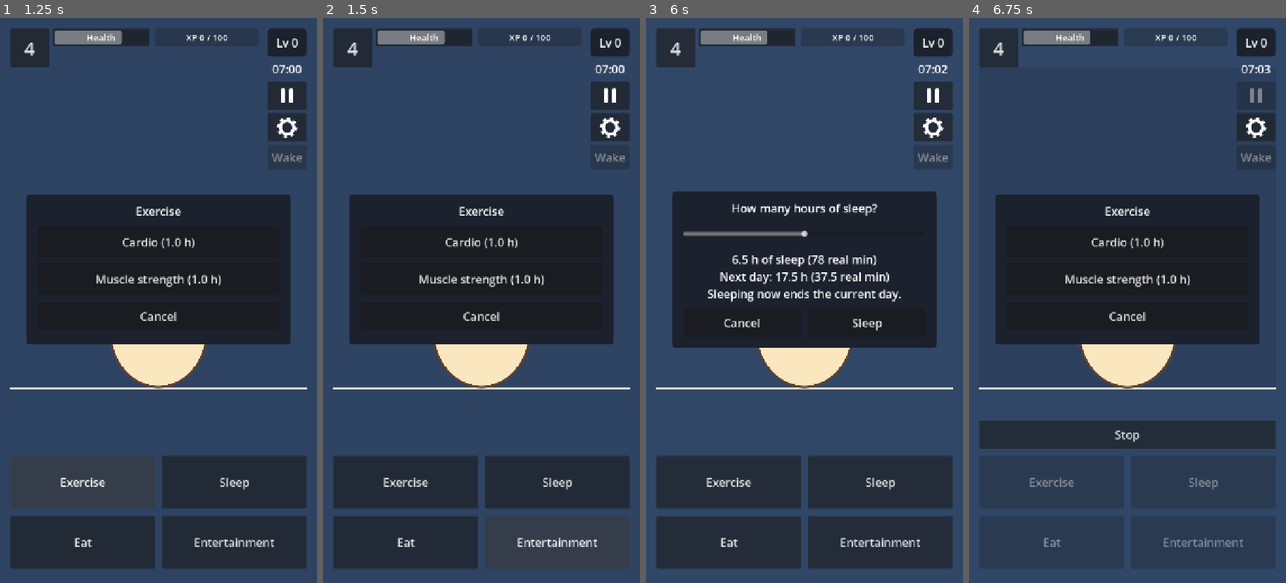
Above: before the commit, frames 1-4 (left to right).
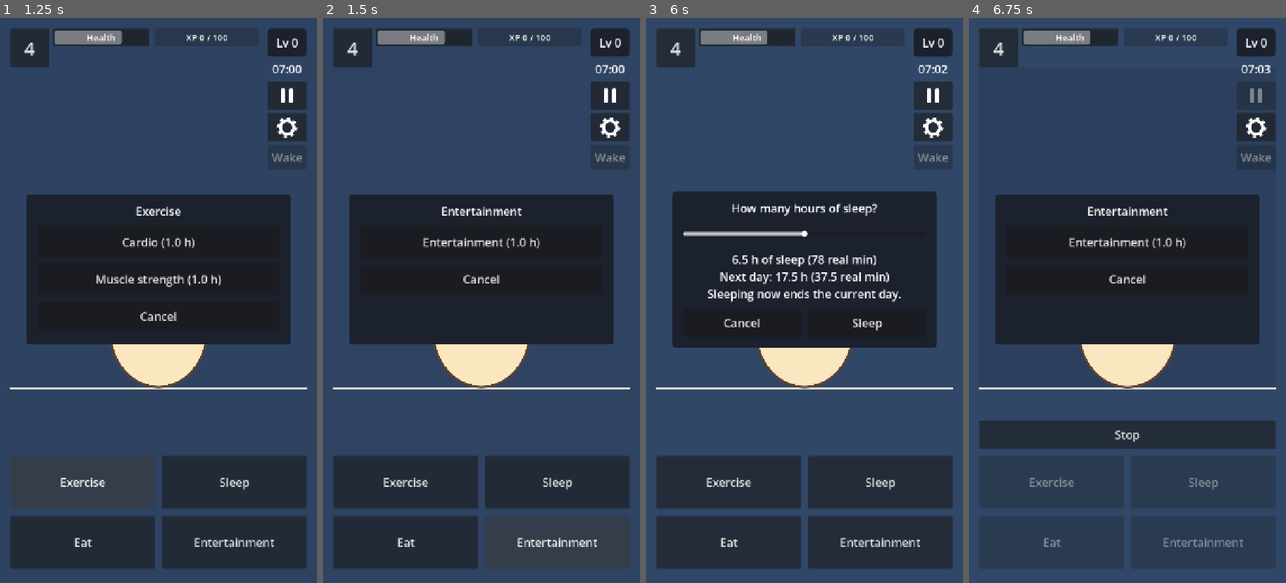
Above: after the commit, the same moments.

Repository: RomesQuiet/bio-streams-CMP
Game: Godot game, scene res://scenes/main.tscn
The game is run twice, just before and just after one commit, with the same random seed, the same clock (stepped at 60 frames per second) and the same inputs.
Inputs:
- Up to frame 1 (1.25 s): click "Exercise" at 0.5 s
- Up to frame 2 (1.5 s): click "Entertainment" at 1.25 s
- Up to frame 3 (6 s): click "Sleep" at 2 s; click "Eat" at 2.75 s; click "4" at 3.5 s; click "Health" at 4.25 s; click "Cardio (1.0 h)" (after the commit: "Entertainment (1.0 h)") at 5 s; click "Muscle strength (1.0 h)" (after the commit: "Entertainment (1.0 h)") at 5.75 s
- Up to frame 4 (6.75 s): click "Sleep" at 6.5 s

Frame 1 is identical in both runs. In frame 2, 1.1% of the frame differs, in the area x 30-70%, y 33-54%; in frame 3, 0.3%; in frame 4, 1.1%.

Commit message:
milestone 2 completed
2+ activities.

Diff:
--- a/data/activities.json
+++ b/data/activities.json
@@ -39,5 +39,20 @@
 				"comment": "Muscle strength raises muscle more than cardio. There is no fatigue system."
 			}
 		}
+	},
+
+	"entertainment": {
+		"name": "Entertainment",
+		"options": {
+			"entertainment": {
+				"name": "Entertainment",
+				"duration_hours": 1,
+				"effects_per_hour": { "mental": 0.1 },
+				"background_color": "#4a3a6a",
+				"animation": "entertainment",
+				"placeholder": true,
+				"comment": "One option until the real entertainment menu is decided. Raises the mental measure significantly."
+			}
+		}
 	}
 }
--- a/scripts/ui/main.gd
+++ b/scripts/ui/main.gd
@@ -1,6 +1,6 @@
 extends Control
 ## Main game screen. Shows GameState, Clock and Activities on screen and handles the buttons.
-## Exercise, eat and entertainment are placeholders until their tasks.
+## Eat is a placeholder until its task.
 
 ## Sky colours. The sky follows the clock (daylight hours in config), not whether
 ## the avatar is awake or asleep.
@@ -38,6 +38,7 @@
 @onready var action_buttons: Array[Button] = [%ExerciseButton, %SleepButton, %EatButton, %EntertainmentButton]
 @onready var sleep_button: Button = %SleepButton
 @onready var exercise_button: Button = %ExerciseButton
+@onready var entertainment_button: Button = %EntertainmentButton
 @onready var options_panel: PanelContainer = %OptionsPanel
 @onready var options_title: Label = %OptionsTitle
 @onready var option_buttons: VBoxContainer = %OptionButtons
@@ -69,6 +70,7 @@
 	wake_button.pressed.connect(Clock.wake_up)
 	sleep_button.pressed.connect(_on_sleep_button_pressed)
 	exercise_button.pressed.connect(_open_options.bind("exercise"))
+	entertainment_button.pressed.connect(_open_options.bind("entertainment"))
 	%OptionsCancelButton.pressed.connect(options_panel.hide)
 	stop_button.pressed.connect(Activities.stop)
 	sleep_slider.value_changed.connect(_refresh_sleep_info.unbind(1))
@@ -128,7 +130,10 @@
 ## Opens the list of options of an activity (cardio and muscle strength for exercise),
 ## built from data/activities.json.
 func _open_options(activity_id: String) -> void:
+	# Remove the old buttons at once (not only at the end of the frame), so the
+	# panel never holds the options of another activity.
 	for child in option_buttons.get_children():
+		option_buttons.remove_child(child)
 		child.queue_free()
 	var options: Dictionary = Activities.definitions.get(activity_id, {}).get("options", {})
 	options_title.text = str(Activities.definitions.get(activity_id, {}).get("name", activity_id))
@@ -220,6 +225,7 @@
 		button.disabled = running
 	sleep_button.disabled = not Activities.can_start("sleep")
 	exercise_button.disabled = not Activities.can_start("exercise")
+	entertainment_button.disabled = not Activities.can_start("entertainment")
 	if running:
 		_refresh_activity_speech()
 		return
--- a/tests/activities_test.gd
+++ b/tests/activities_test.gd
@@ -26,6 +26,7 @@
 	_test_sleep_activity(activities, game_state, clock)
 	_test_day_activity(activities, game_state, clock)
 	_test_exercise(activities, game_state, clock)
+	_test_entertainment(activities, game_state, clock, save_game)
 
 	DirAccess.remove_absolute(save_game.save_path)
 	print("%s (%d failed)" % ["ALL PASSED" if _failures == 0 else "SOME FAILED", _failures])
@@ -130,6 +131,28 @@
 	clock.debug_speed = 600.0
 
 
+## Milestone 2, Task 5: one hour of entertainment raises the mental measure by the
+## value in data/activities.json, and the new value is saved.
+func _test_entertainment(activities: Node, game_state: Node, clock: Node, save_game: Node) -> void:
+	var option: Dictionary = activities.get_option("entertainment", "entertainment")
+	_check("entertainment has one option", activities.definitions.get("entertainment", {}).get("options", {}).size() == 1)
+	_check("entertainment lasts 1 avatar hour", is_equal_approx(float(option.get("duration_hours", 0)), 1.0))
+	var gain: float = option["effects_per_hour"]["mental"]
+	game_state.reset()
+	var mental_before: float = game_state.mental
+	clock.debug_speed = 600.0
+	_check("entertainment starts", activities.start("entertainment", "entertainment"))
+	while activities.is_running():
+		clock._process(STEP_SECONDS)
+	_check("one hour raises mental by the config value", absf(game_state.mental - (mental_before + gain)) < TOLERANCE)
+	var mental_after: float = game_state.mental
+	save_game.save_game()
+	game_state.reset()
+	_check("mental was reset before loading", not is_equal_approx(game_state.mental, mental_after))
+	save_game.load_game()
+	_check("the new mental value is saved", absf(game_state.mental - mental_after) < TOLERANCE)
+
+
 func _snapshot(game_state: Node) -> Dictionary:
 	return {"calories_spent": game_state.calories_spent, "muscle": game_state.muscle, "physical": game_state.physical}
 
Not shown, changed: docs/index.html
Not shown, changed: docs/index.pck
